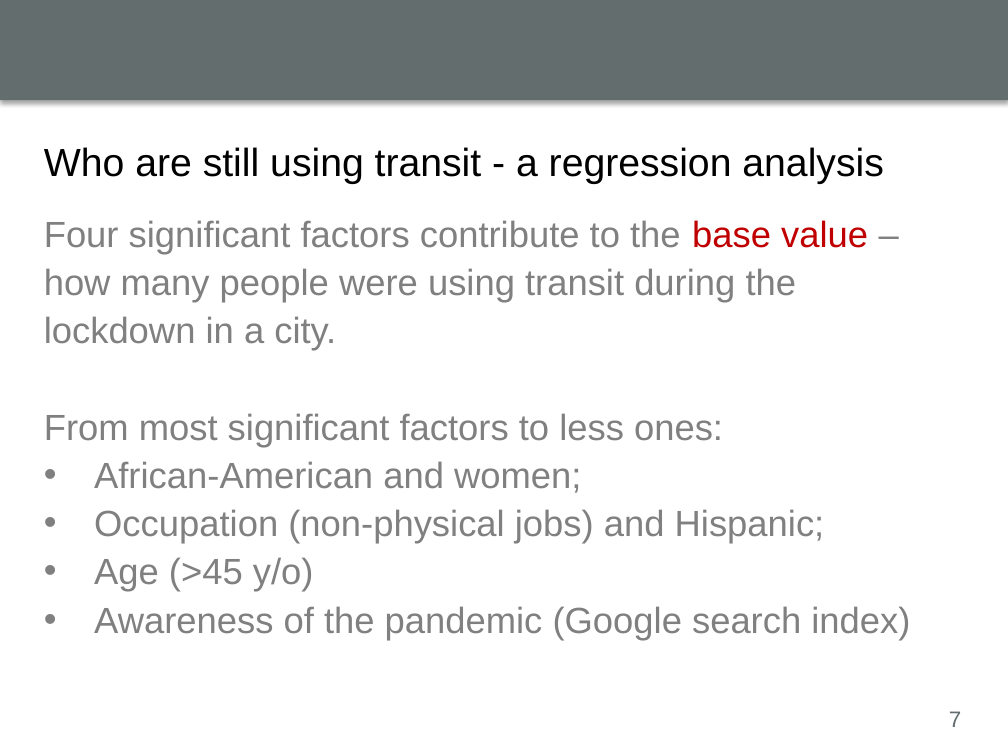
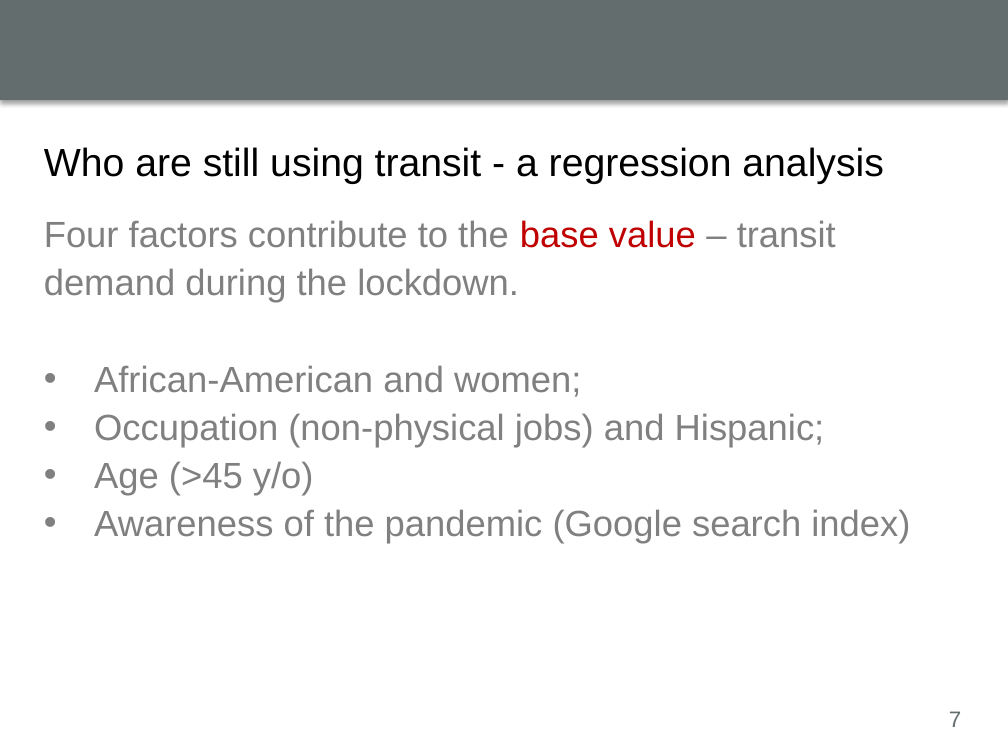
Before and after one commit to luyuliu/COVID-Transit-Demand, a slide deck: slide 7 of doc/lightning_talk.pptx. Drawn at 1008x756 pixels with LibreOffice and Linux fonts; fonts in the diff are those of the drawing; background and template pictures are left out. Boxes give left, top, right and bottom in pixels: in the first picture for what was removed or moved away, otherwise in the second. Text is boxed around its words. In the diff, an @@ line names an element or a change of style, - is before the commit and + after.

```diff
--- a/doc/lightning_talk.pptx
+++ b/doc/lightning_talk.pptx
@@ text at [44, 220, 836, 303]: text changed @@
-Four significant factors contribute to the base value – how many people were using transit during the lockdown in a city.
-From most significant factors to less ones:
+Four factors contribute to the base value – transit demand during the lockdown.
```
Also in this commit, not shown: 5 other slides changed.
